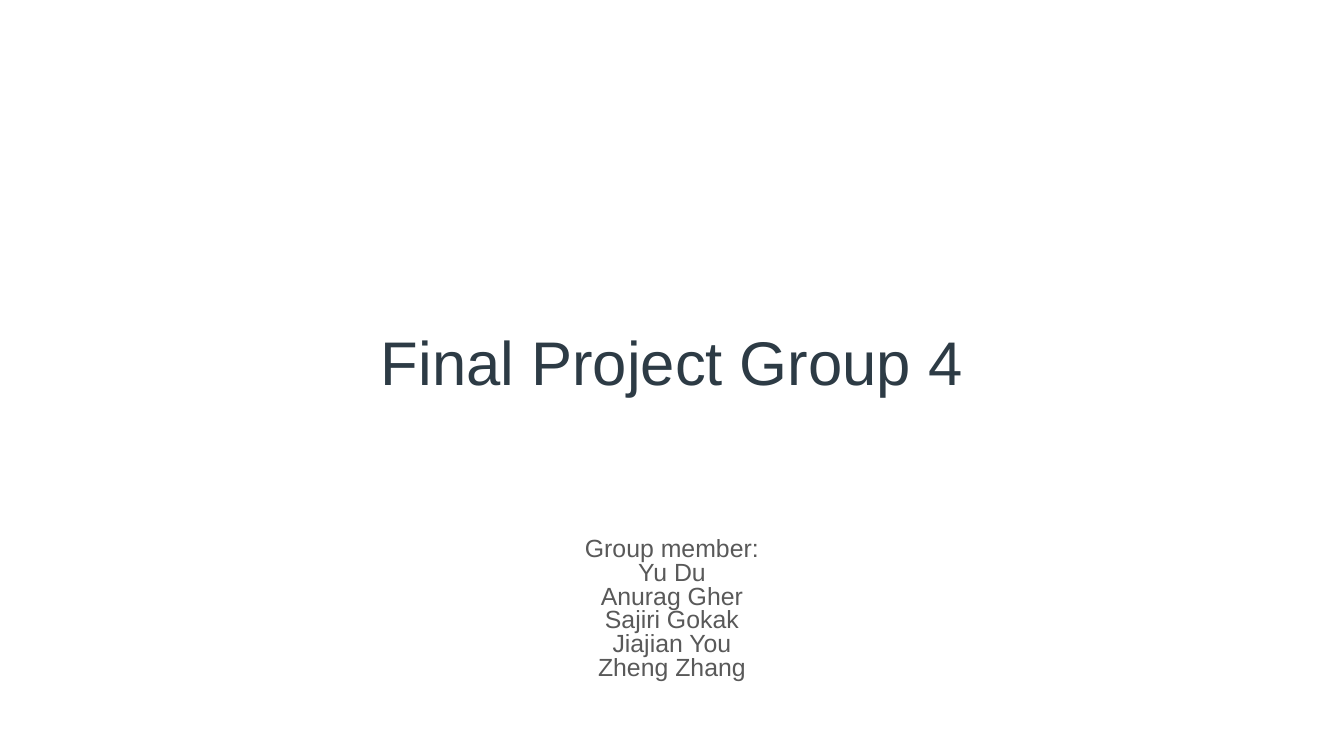
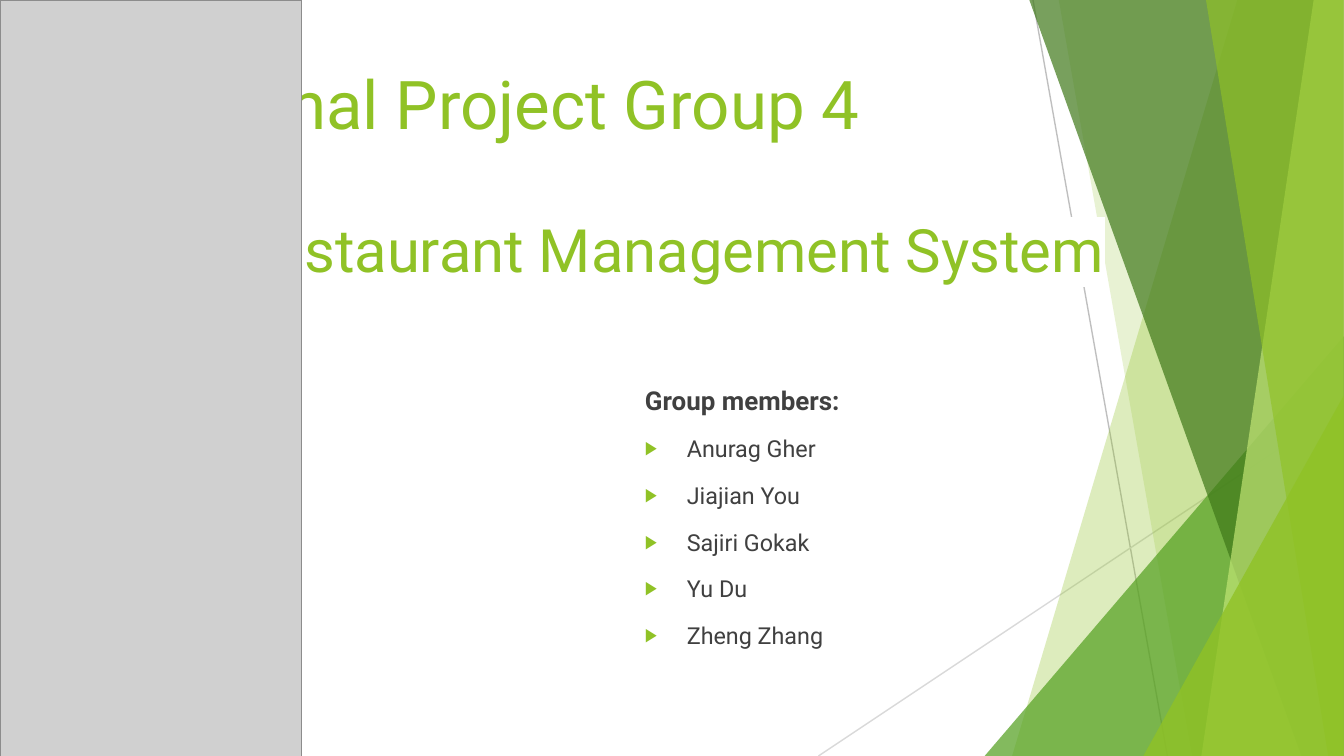
Before and after one commit to ZhengZhang-NU/CSYE6200-OOD-Final-Project, a slide deck: slide 1 of OODFinalProject04-V1.pptx. Drawn at 1344x756 pixels with LibreOffice and Linux fonts; fonts in the diff are those of the drawing; grey boxes stand for pictures. Boxes give left, top, right and bottom in pixels: in the first picture for what was removed or moved away, otherwise in the second. Text is boxed around its words. In the diff, an @@ line names an element or a change of style, - is before the commit and + after.

```diff
--- a/OODFinalProject04-V1.pptx
+++ b/OODFinalProject04-V1.pptx
@@ group added at [0, 0, 1344, 756]: 5 freeform shapes, 3 triangles, 2 lines @@
@@ picture added at [0, 0, 301, 756] @@
@@ title "Final Project Group 4 Restaurant ..." at [236, 67, 1104, 287]: vertical alignment bottom to top @@
@@ title at [236, 67, 1104, 287]: text changed; size 33 to 32 pt; font Arial to Roboto; text colour #2D3B45 to #90C226 @@
-Final Project Group 4
+Final Project Group 4
+Restaurant Management System
@@ subtitle "Group members:": place and size @@
-subtitle "Group members:" at [585, 539, 759, 681]
+subtitle "Group members:" at [645, 390, 840, 649]
@@ subtitle at [645, 390, 840, 556]: text changed; size 13.3 to 12.5 pt; font Arial to Roboto; text colour #595959 to #404040 @@
-Group member:
+Group members:
+▶ Anurag Gher
+▶ Jiajian You
+▶ Sajiri Gokak
@@ subtitle at [601, 587, 743, 657]: paragraphs removed @@
-Anurag Gher
-Sajiri Gokak
-Jiajian You
@@ subtitle at [687, 580, 823, 649]: size 13.3 to 12.5 pt, font Arial to Roboto, text colour #595959 to #404040 in "Yu Du", "Zheng Zhang"; alignment centre to left; bullet none to ▶; line spacing 0.8 to 1; more space between paragraphs @@
```
Also in this commit, not shown: 5 other slides changed, 7 slides added, 15 slides removed.
